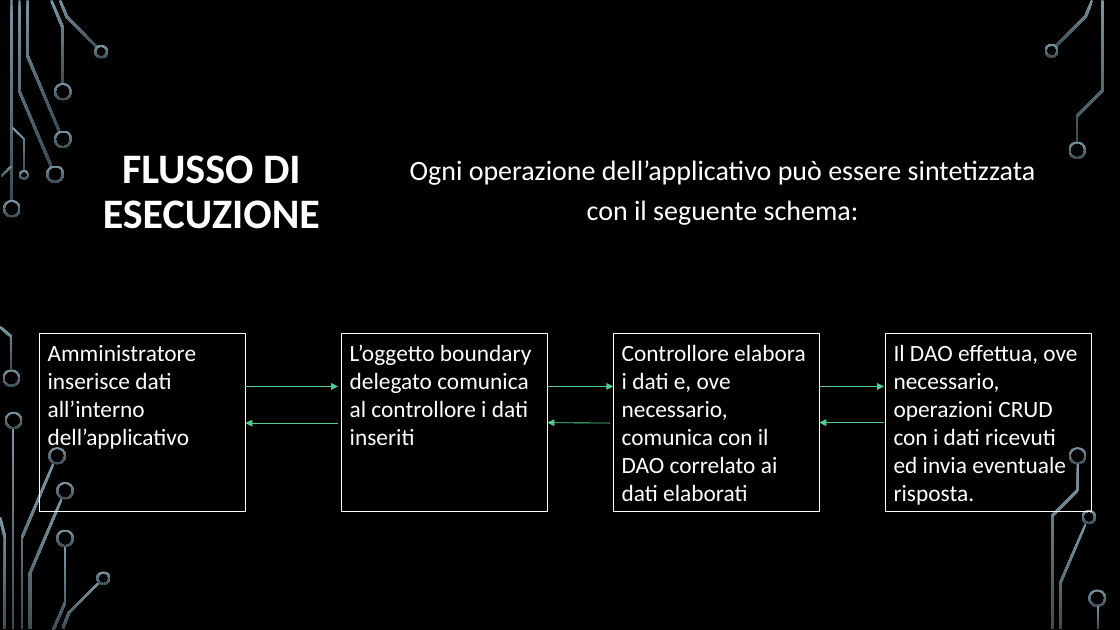
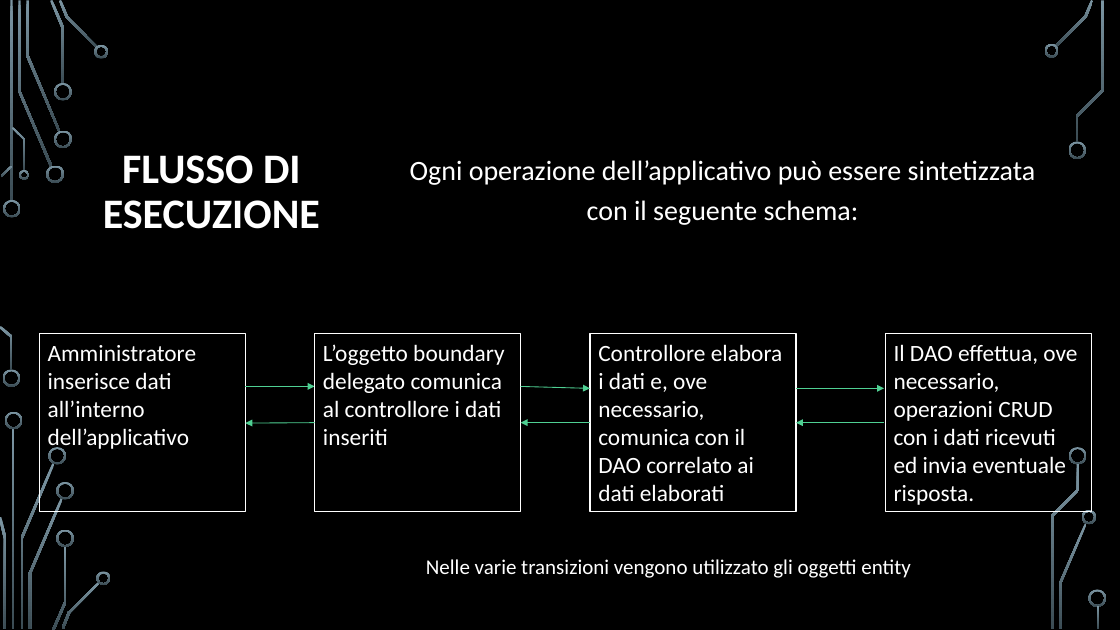
Before and after one commit to GiulianoVan/Progetto_Ingegneria, a slide deck: slide 11 of Documentazione/Presentazione Ingegneria/Progetto Ingegneria del Software 2017.pptx (slide 12 before the commit). Drawn at 1120x630 pixels with LibreOffice and Linux fonts; fonts in the diff are those of the drawing; background and template pictures are left out. Boxes give left, top, right and bottom in pixels: in the first picture for what was removed or moved away, otherwise in the second. Text is boxed around its words. In the diff, an @@ line names an element or a change of style, - is before the commit and + after.

Commit message:
Update Presentazione

```diff
--- a/Documentazione/Presentazione Ingegneria/Progetto Ingegneria del Software 2017.pptx
+++ b/Documentazione/Presentazione Ingegneria/Progetto Ingegneria del Software 2017.pptx
@@ rectangle "L’oggetto boundary delegato comunica al ...": place and size @@
-rectangle "L’oggetto boundary delegato comunica al ..." at [341,334,547,512]
+rectangle "L’oggetto boundary delegato comunica al ..." at [315,334,521,512]
@@ rectangle "Controllore elabora i dati e, ...": place and size @@
-rectangle "Controllore elabora i dati e, ..." at [613,334,819,512]
+rectangle "Controllore elabora i dati e, ..." at [590,334,796,512]
@@ arrow moved from (245, 386) - (338, 386) to (245, 386) - (315, 386) @@
@@ arrow moved from (548, 386) - (613, 386) to (521, 386) - (590, 388) @@
@@ arrow moved from (820, 386) - (884, 386) to (797, 388) - (884, 388) @@
@@ arrow moved from (338, 423) - (245, 423) to (315, 423) - (245, 423) @@
@@ arrow moved from (610, 423) - (548, 423) to (590, 423) - (521, 423) @@
@@ arrow moved from (884, 423) - (820, 423) to (884, 423) - (797, 423) @@
@@ text added at [426,559,910,578], 18 pt, text #FFFFFF @@
+Nelle varie transizioni vengono utilizzato gli oggetti entity
```
Also in this commit, not shown: 5 other slides changed, 5 slides added, 2 slides removed, 6 other files.
